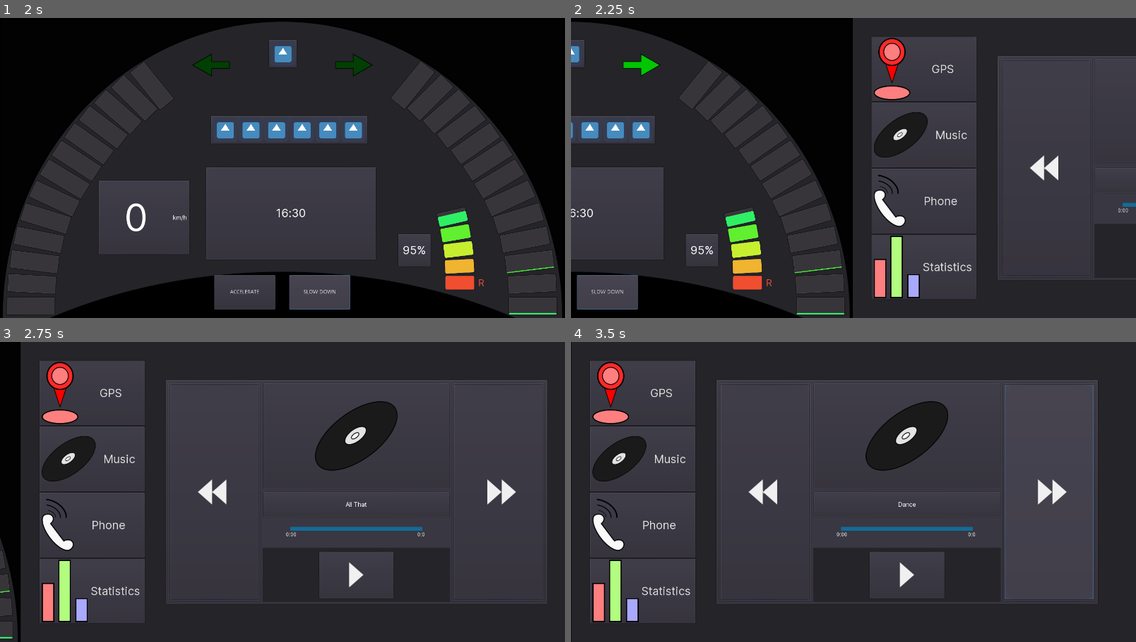
Above: before the commit, frames 1-4 (two rows, left to right).
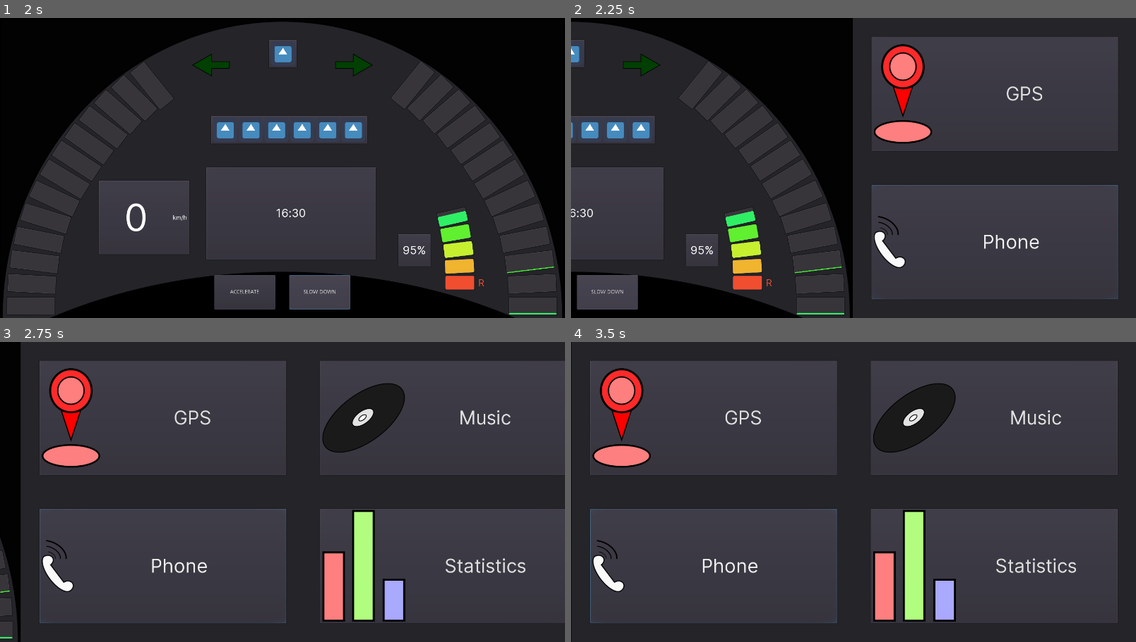
Above: after the commit, the same moments.

Repository: przadkap/car-dashboard
Game: Godot game, scene res://App.tscn
The game is run twice, just before and just after one commit, with the same random seed, the same clock (stepped at 60 frames per second) and the same inputs. The engine's default icon, where the game draws it, is replaced by a stand-in: a white triangle on a blue panel in a dark square. Sound files missing from this copy of the repository are replaced by a short silence.
Inputs (mouse positions are in pixels of both pictures, inside the frame that each line leads up to):
- Up to frame 1 (2 s): click "ACCELERATE" at 0.5 s; click "SLOW DOWN" at 1.25 s
- Up to frame 2 (2.25 s): tap Enter at 2 s; hold Right from 2.03 s (still down); tap 0 at 2.1 s
- Up to frame 3 (2.75 s): keep holding Right
- Up to frame 4 (3.5 s): release Right at 2.75 s; click (1068, 492) at 2.77 s

Frame 1 is identical in both runs. In frame 2, 13% of the frame differs, in the area x 1-100%, y 6-98%; in frame 3, 27%; in frame 4, 28%, in the area x 3-97%, y 6-94%.

Commit message:
fix music start at initiating a call

Diff:
--- a/Car Dashboard/App.tscn
+++ b/Car Dashboard/App.tscn
@@ -1028,7 +1028,6 @@
 }
 
 [node name="GridContainer" type="GridContainer" parent="MultimediaScreen/PanelContainer"]
-visible = false
 margin_left = 5.0
 margin_top = 5.0
 margin_right = 1495.0
@@ -1105,6 +1104,7 @@
 text = "GPS"
 
 [node name="SideSeparator" type="HBoxContainer" parent="MultimediaScreen/PanelContainer"]
+visible = false
 margin_left = 5.0
 margin_top = 5.0
 margin_right = 1495.0
--- a/Car Dashboard/BTWScreen/MultimediaScreen.gd
+++ b/Car Dashboard/BTWScreen/MultimediaScreen.gd
@@ -28,6 +28,7 @@
 			$MusicAudio.stream_paused = false
 		else:
 			$MusicAudio.stream_paused = true
+			$MusicAudio.playing = false
 	else:
 		$MusicAudio.playing = true
 		$MusicAudio.stream_paused = false
@@ -79,10 +80,12 @@
 	if(calling && !$MusicAudio.stream_paused):
 		$MusicAudio.stream_paused = true
 		emit_signal("music_toggled", true)
+		print_debug("calling && not paused")
 	elif($MusicAudio.playing):
 #		$MusicAudio.stream_paused = false
 		$MusicAudio.stream_paused = false
 		emit_signal("music_toggled", false)
+		print_debug("playing")
 		pass
 
 
--- a/Car Dashboard/MMScreen/Phone.gd
+++ b/Car Dashboard/MMScreen/Phone.gd
@@ -14,8 +14,8 @@
 
 func _on_Call_toggled(button_pressed):
 	if(button_pressed):
-		emit_signal("call_toggled", true)
+		emit_signal("call_toggled", button_pressed)
 		$CallAudio.play()
 	else:
-		emit_signal("call_toggled", false)
+		emit_signal("call_toggled", button_pressed)
 		$CallAudio.stop()
--- a/Car Dashboard/MMScreen/Phone.tscn
+++ b/Car Dashboard/MMScreen/Phone.tscn
@@ -39,11 +39,11 @@
 margin_left = 7.0
 margin_top = 7.0
 margin_right = 1082.0
-margin_bottom = 797.0
+margin_bottom = 683.0
 
 [node name="Contacts" type="ScrollContainer" parent="HBoxContainer"]
 margin_right = 306.0
-margin_bottom = 790.0
+margin_bottom = 676.0
 size_flags_horizontal = 3
 size_flags_vertical = 3
 
@@ -186,7 +186,7 @@
 [node name="Panel" type="PanelContainer" parent="HBoxContainer"]
 margin_left = 310.0
 margin_right = 1075.0
-margin_bottom = 790.0
+margin_bottom = 676.0
 size_flags_horizontal = 3
 size_flags_vertical = 3
 size_flags_stretch_ratio = 2.5
@@ -197,11 +197,11 @@
 margin_left = 40.0
 margin_top = 40.0
 margin_right = 725.0
-margin_bottom = 750.0
+margin_bottom = 636.0
 
 [node name="Picture" type="TextureRect" parent="HBoxContainer/Panel/VBoxContainer"]
 margin_right = 685.0
-margin_bottom = 264.0
+margin_bottom = 237.0
 size_flags_horizontal = 3
 size_flags_vertical = 3
 size_flags_stretch_ratio = 2.0
@@ -209,9 +209,9 @@
 stretch_mode = 6
 
 [node name="Name" type="Label" parent="HBoxContainer/Panel/VBoxContainer"]
-margin_top = 309.0
-margin_right = 685.0
-margin_bottom = 358.0
+margin_top = 268.0
+margin_right = 685.0
+margin_bottom = 317.0
 size_flags_horizontal = 3
 size_flags_vertical = 6
 custom_fonts/font = SubResource( 2 )
@@ -220,9 +220,9 @@
 valign = 1
 
 [node name="Number" type="Label" parent="HBoxContainer/Panel/VBoxContainer"]
-margin_top = 404.0
-margin_right = 685.0
-margin_bottom = 442.0
+margin_top = 348.0
+margin_right = 685.0
+margin_bottom = 386.0
 size_flags_horizontal = 3
 custom_fonts/font = SubResource( 3 )
 text = "Contact number"
@@ -230,16 +230,16 @@
 valign = 1
 
 [node name="HBoxContainer" type="HBoxContainer" parent="HBoxContainer/Panel/VBoxContainer"]
-margin_top = 446.0
-margin_right = 685.0
-margin_bottom = 710.0
+margin_top = 390.0
+margin_right = 685.0
+margin_bottom = 596.0
 size_flags_horizontal = 3
 size_flags_vertical = 3
 size_flags_stretch_ratio = 2.0
 
 [node name="MarginContainer" type="MarginContainer" parent="HBoxContainer/Panel/VBoxContainer/HBoxContainer"]
 margin_right = 340.0
-margin_bottom = 264.0
+margin_bottom = 206.0
 size_flags_horizontal = 3
 size_flags_vertical = 3
 custom_constants/margin_right = 30
@@ -251,7 +251,7 @@
 margin_left = 30.0
 margin_top = 30.0
 margin_right = 310.0
-margin_bottom = 234.0
+margin_bottom = 176.0
 size_flags_horizontal = 3
 size_flags_vertical = 3
 toggle_mode = true
@@ -266,7 +266,7 @@
 [node name="MarginContainer2" type="MarginContainer" parent="HBoxContainer/Panel/VBoxContainer/HBoxContainer"]
 margin_left = 344.0
 margin_right = 685.0
-margin_bottom = 264.0
+margin_bottom = 206.0
 size_flags_horizontal = 3
 size_flags_vertical = 3
 custom_constants/margin_right = 30
@@ -278,7 +278,7 @@
 margin_left = 30.0
 margin_top = 30.0
 margin_right = 311.0
-margin_bottom = 234.0
+margin_bottom = 176.0
 size_flags_horizontal = 3
 size_flags_vertical = 3
 text = "Send predefined message"
Not shown: 2 places in Car Dashboard/App.tscn that only renumber resources
